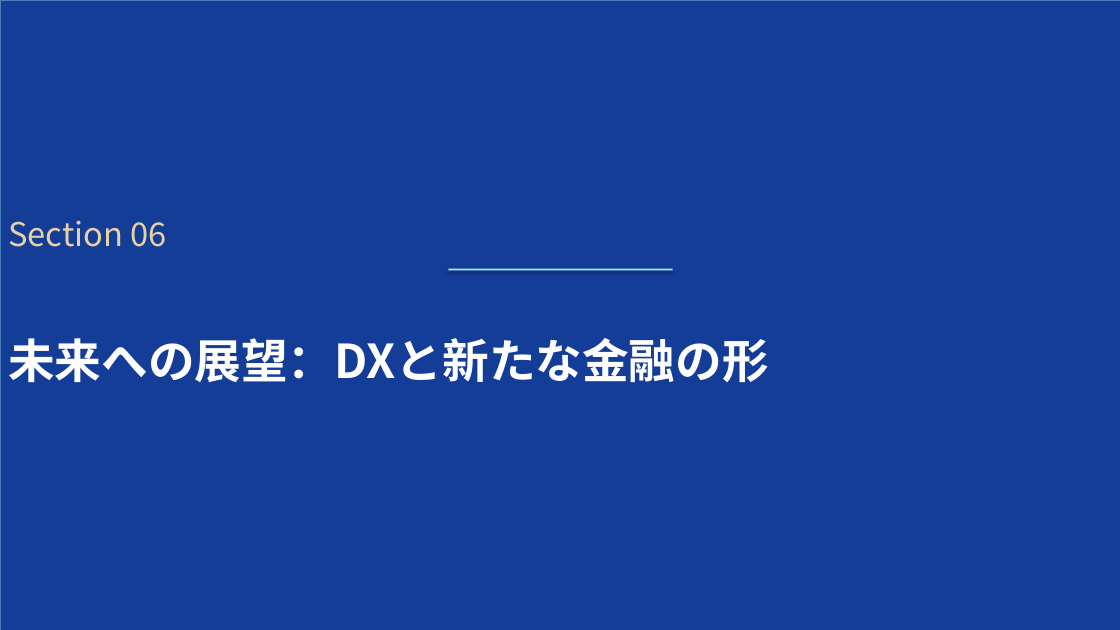
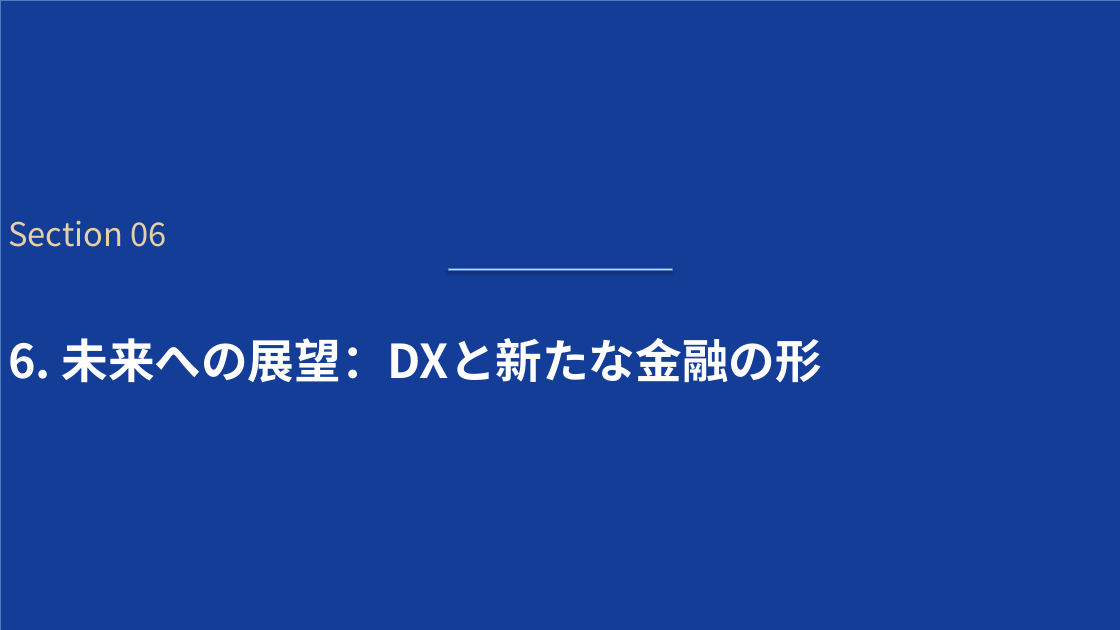
Before and after one commit to xilicrysta/bank-pptx, a slide deck: slide 17 of bank_industry_presentation.pptx. Drawn at 1120x630 pixels with LibreOffice and Linux fonts; fonts in the diff are those of the drawing. Boxes give left, top, right and bottom in pixels: in the first picture for what was removed or moved away, otherwise in the second. Text is boxed around its words. In the diff, an @@ line names an element or a change of style, - is before the commit and + after.

```diff
--- a/bank_industry_presentation.pptx
+++ b/bank_industry_presentation.pptx
@@ text at (8, 338, 822, 383): text changed @@
-未来への展望：DXと新たな金融の形
+6. 未来への展望：DXと新たな金融の形
```
Also in this commit, not shown: 6 other slides changed, 1 other file.
